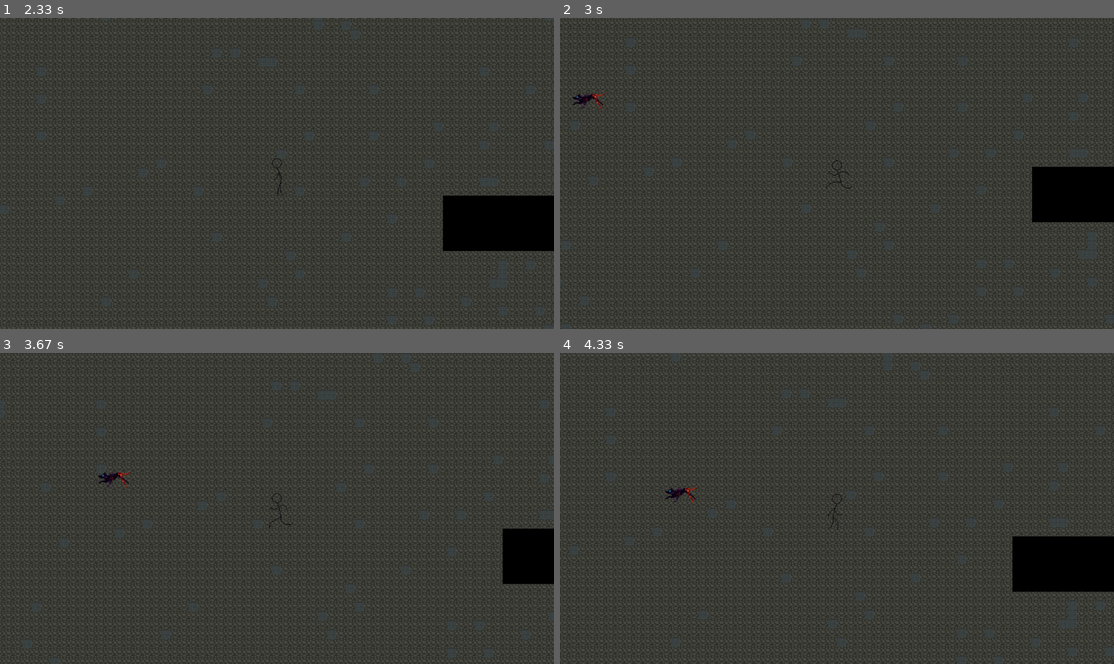
Above: before the commit, frames 1-4 (two rows, left to right).
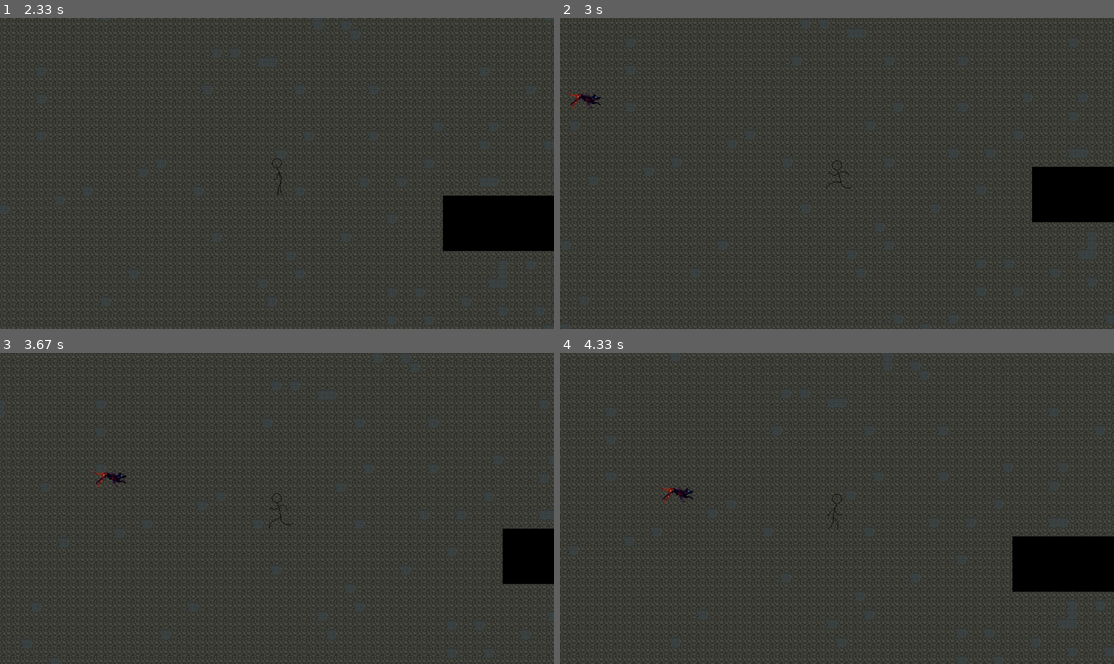
Above: after the commit, the same moments.

Repository: Flugerops/Down-to-the-roots-pygame
Game: pygame game, started from game.py
The game is run twice, just before and just after one commit, with the same random seed, the same clock (stepped at 60 frames per second) and the same inputs.
Inputs (mouse positions are in pixels of both pictures, inside the frame that each line leads up to):
- Up to frame 1 (2.33 s): hold D 0.33-0.8 s; click (254, 189) at 0.88 s; hold W 1.17-1.47 s; move the mouse to (454, 164) at 1.2 s; hold D 1.5-1.97 s; hold A from 2 s (still down)
- Up to frame 2 (3 s): release A at 2.53 s; hold S 2.57-2.87 s; hold A from 2.9 s (still down)
- Up to frame 3 (3.67 s): release A at 3.3 s; hold W from 3.33 s (still down)
- Up to frame 4 (4.33 s): release W at 3.7 s; hold D from 3.73 s (still down)

Frame 1 is identical in both runs. In frame 2, 0.1% of the frame differs, in the area x 1-8%, y 23-30%; in frame 3, 0.1%; in frame 4, 0.1%.

Commit message:
enemies update

Diff:
--- a/entities/enemy.py
+++ b/entities/enemy.py
@@ -1,14 +1,15 @@
-from pygame import sprite, image, Vector2
+from pygame import sprite, image, Vector2, transform
 from layer import all_sprites_group, enemy_group, Spritesheet
 
 
 class Enemy(sprite.Sprite):
-    def __init__(self, pos, size: float, speed: float, w: int, h: int, health, player) -> None:
+    def __init__(self, pos, size: float, speed: float, w: int, h: int, health, player, fliped: bool) -> None:
         super().__init__(all_sprites_group, enemy_group)
         self.enemy_sprite = Spritesheet(image.load("assets/enemies/hound_run.png").convert_alpha(), 1, 300)
         self.image = self.enemy_sprite.get_image(1, w, h, size, (0,0,0))
         self.rect = self.image.get_rect(center=pos)
         self.alive = True
+        self.flipped = fliped
         self.health = health
         self.player = player
         self.direction = Vector2()
@@ -41,4 +42,14 @@
         return (vector1 - vector2).magnitude()
 
     def update(self):
+        if not self.flipped and self.velocity.x < 0:
+            self.image = transform.flip(self.image, True, False)
+            self.image.set_colorkey((0,0,0))
+            self.flipped = True
+
+        elif self.flipped and self.velocity.x > 0:
+            self.image = transform.flip(self.image, True, False)
+            self.image.set_colorkey((0,0,0))
+            self.flipped = False
+
         self.chase_player(self.player)
--- a/game.py
+++ b/game.py
@@ -18,7 +18,7 @@
 
 
 player = Player(size=2.5, speed=7, w=64, h=61)
-enemy = Enemy(pos=(500,600), size=2.5, speed=5, w=67, h=32, player=player, health=100)
+enemy = Enemy(pos=(500,600), size=2.5, speed=5, w=67, h=32, player=player, health=100, fliped=True)
 camera = Camera(background)
 
 
